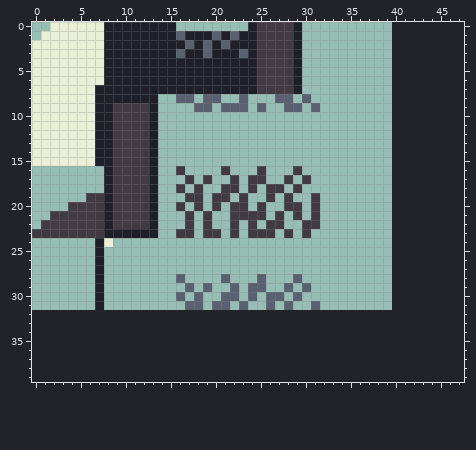
A pixel-art file gets an edit: assets/environ/tileset8.aseprite. Above: the version before the commit.
40x32 pixels, 1 frame. The old version is drawn lined up with the new one, on the new canvas.
After the commit:
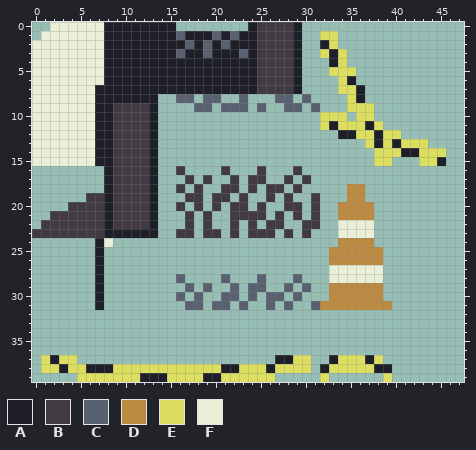
Palette (. is transparent): A #1f1f29  B #413a42  C #596070  D #bd8a41  E #dbde5f  F #eaf0d8
The exact change:
canvas 40x32 -> 48x40
@@ x 30..47 @@
  0 ..................
- 1 ..................
- 2 ..................
- 3 ..................
- 4 ..................
- 5 ..................
- 6 ..................
- 7 ..................
- 8 C.................
- 9 .C................
-10 ..................
-11 ..................
-12 ..................
-13 ..................
-14 ..................
-15 ..................
+ 1 ..EE..............
+ 2 ..AE..............
+ 3 ..EAE.............
+ 4 ...AE.............
+ 5 ...EEE............
+ 6 ....EA............
+ 7 ....EEA...........
+ 8 C....EA...........
+ 9 .C...EEE..........
+10 ..EEE.EE..........
+11 ..EAEEEAE.........
+12 ....AAEEAEE.......
+13 .......EAEAEEE....
+14 ........EEEAAEEE..
+15 ........EE...EEA..
 16 ..................
 17 B.................
-18 ..................
-19 .B................
-20 .B................
-21 .B................
-22 BB................
-23 B.................
-24 ..................
-25 ..................
-26 ..................
-27 ..................
-28 ..................
-29 C.................
-30 ..................
-31 .C................
+18 .....DD...........
+19 .B...DD...........
+20 .B..DDDD..........
+21 .B..DDDD..........
+22 BB..FFFF..........
+23 B...FFFF..........
+24 ....DDDD..........
+25 ...DDDDDD.........
+26 ...DDDDDD.........
+27 ...FFFFFF.........
+28 ...FFFFFF.........
+29 C..DDDDDD.........
+30 ...DDDDDD.........
+31 .CDDDDDDDD........
 32 ..................
@@ x 0..47 @@
 36 ................................................
-37 ................................................
-38 ................................................
-39 ................................................
+37 .EAEE......................AAEE..AEEEAE.........
+38 .EEAEEAAAEEEEEEEEEEEEAAEEEAEEEE.AEEEEEAA........
+39 .....EEEEEEEAAAEEEEAAEEEEEE.....E......E........
